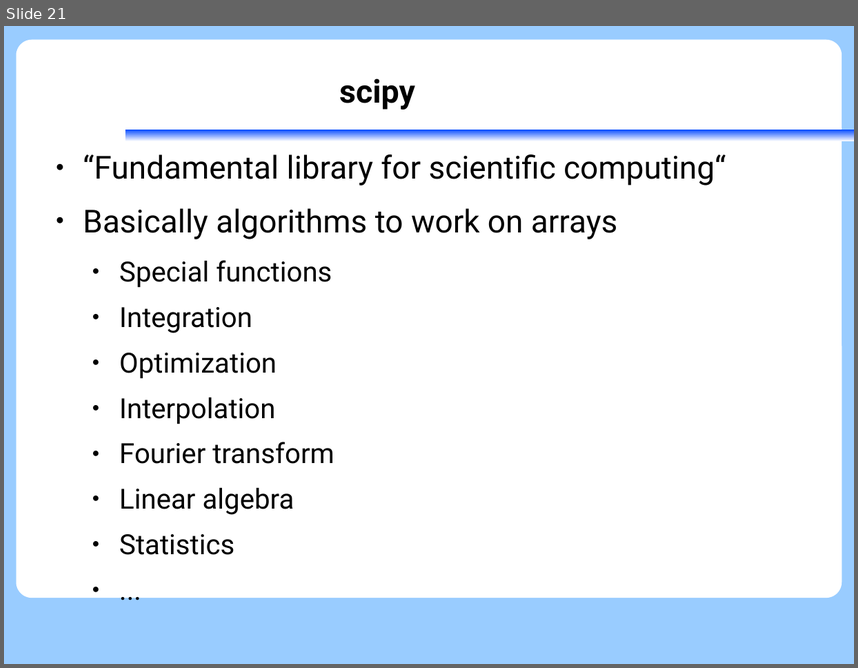
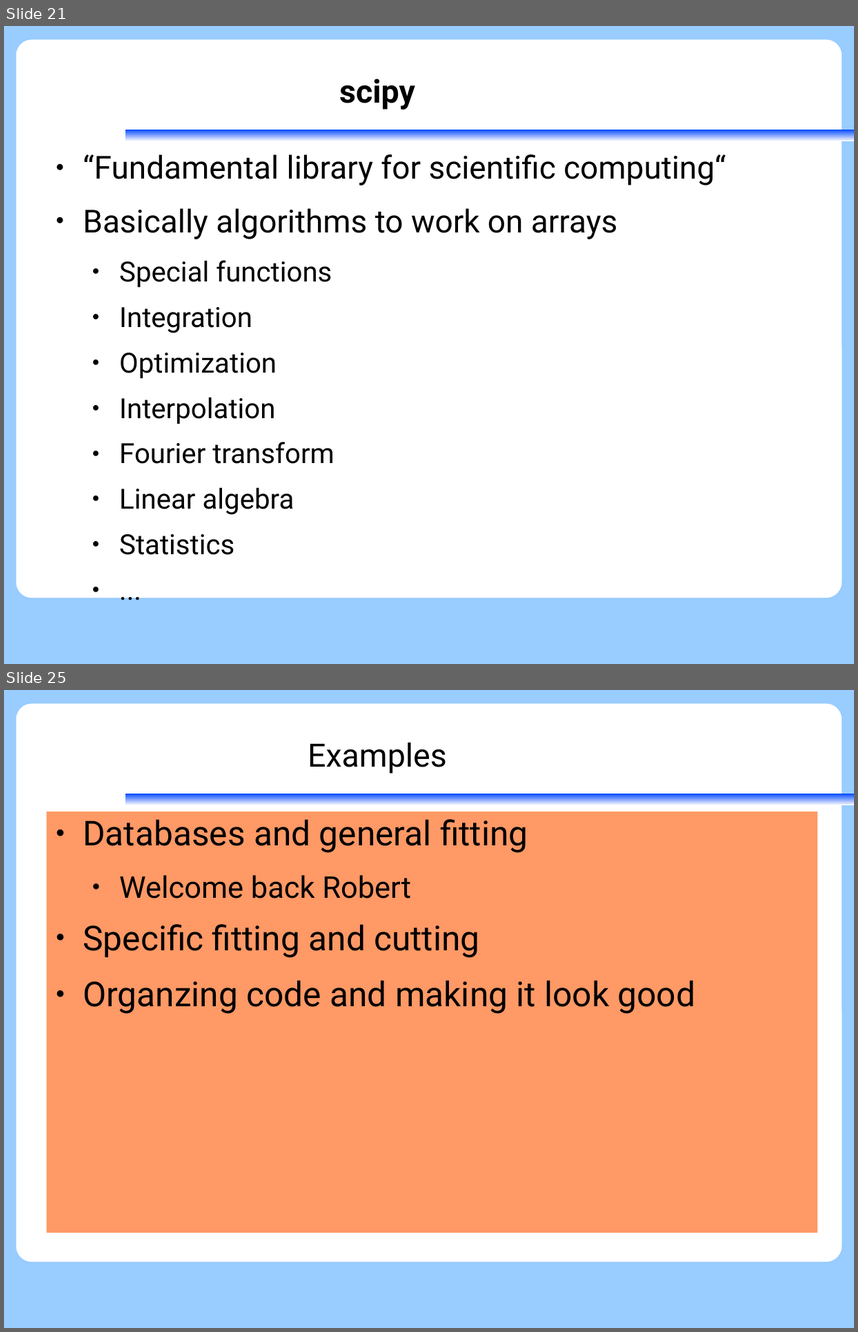
Before and after one commit to KennethNielsen/presentations, a slide deck: python/part2/scipy-matplotlib.odp. Shown one above the other, each under a label of ours: slide 21 before the commit, slides 21 and 25 after it; the slides between them are not shown. The pictures are 858x668 and 858x1332 pixels, drawn with LibreOffice and Linux fonts; fonts in the diff are those of the drawing; background and template pictures are left out. Boxes give left, top, right and bottom in pixels: in the first picture for what was removed or moved away, otherwise in the second. Text is boxed around its words. In the diff, an @@ line names an element or a change of style, - is before the commit and + after.

```diff
--- a/python/part2/scipy-matplotlib.odp
+++ b/python/part2/scipy-matplotlib.odp
@@ slide 25 added at [4, 690, 854, 1328], background #99CCFF; not listed: 2 template elements that a slide beside it also shows @@
@@ title added at [308, 742, 447, 773], 30 pt, text #000000 @@
+Examples
@@ text added at [46, 811, 818, 1232], fill #FF9966, 32 pt, text #000000 @@
+● Databases and general fitting
+  ● Welcome back Robert
+● Specific fitting and cutting
+● Organzing code and making it look good
```
Also in this commit, not shown: 8 other slides added, 1 slide removed, 1 other file.
